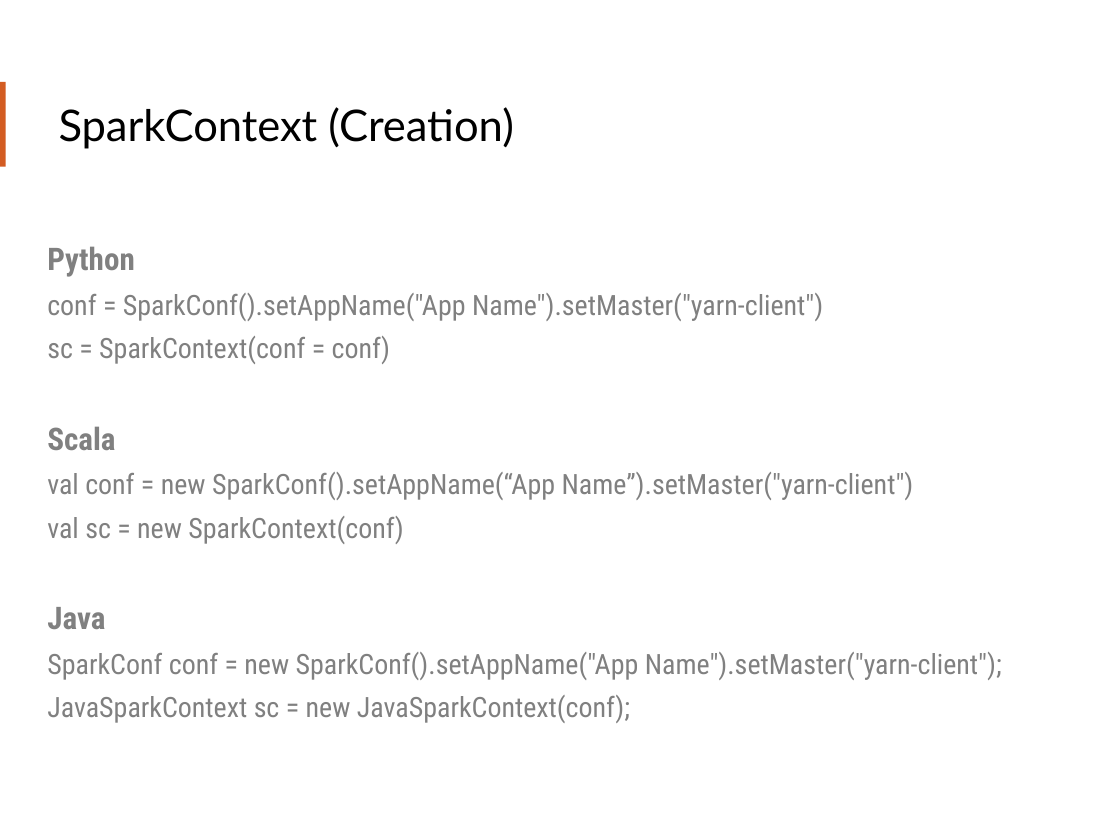
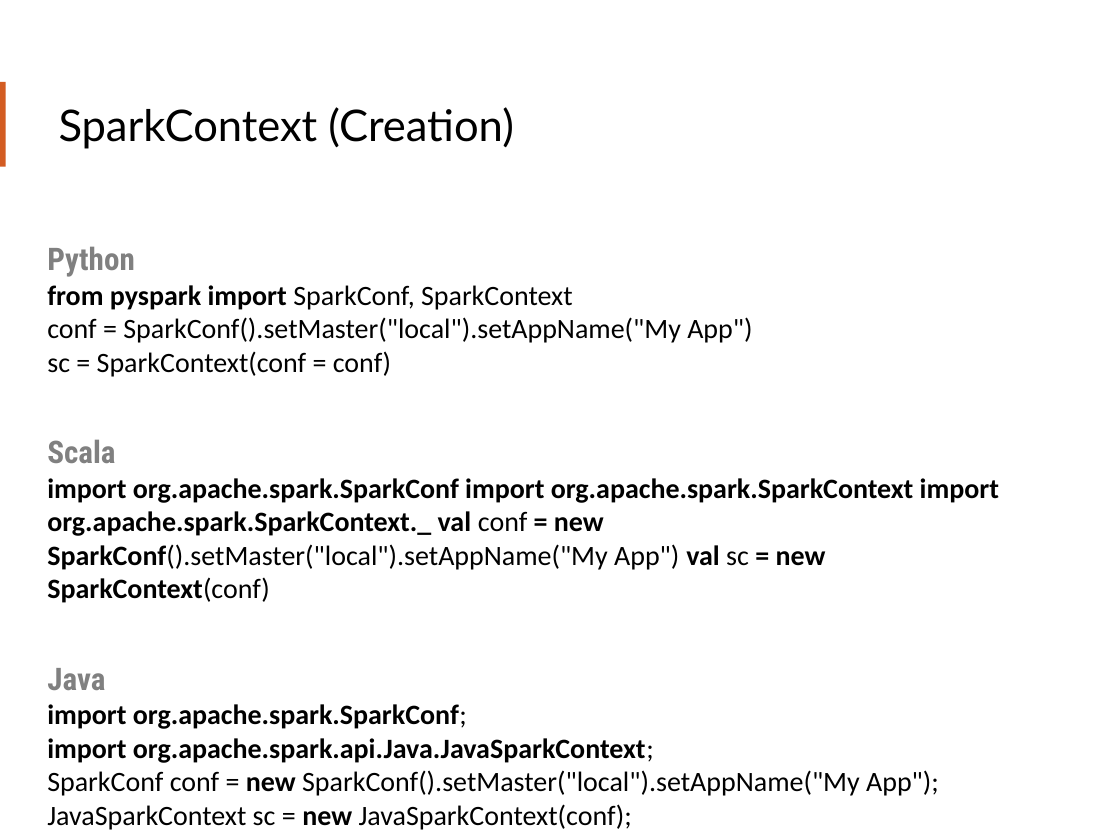
Before and after one commit to teamclairvoyant/intro-to-spark, a slide deck: slide 26 of Intro to Apache Spark Slides.pptx. Drawn at 1120x840 pixels with LibreOffice and Linux fonts; fonts in the diff are those of the drawing. Boxes give left, top, right and bottom in pixels: in the first picture for what was removed or moved away, otherwise in the second. Text is boxed around its words. In the diff, an @@ line names an element or a change of style, - is before the commit and + after.

```diff
--- a/Intro to Apache Spark Slides.pptx
+++ b/Intro to Apache Spark Slides.pptx
@@ text at (x1=47, y1=285, x2=752, y2=343): text changed; font Roboto Condensed to Calibri; text colour #808080 to #000000 @@
-conf = SparkConf().setAppName("App Name").setMaster("yarn-client")
+from pyspark import SparkConf, SparkContext
+conf = SparkConf().setMaster("local").setAppName("My App")
@@ text at (x1=47, y1=351, x2=391, y2=377): font Roboto Condensed to Calibri, text colour #808080 to #000000 in "sc = SparkContext(conf = conf)"; line spacing 1.3 to 1 @@
@@ text at (x1=47, y1=478, x2=999, y2=603): text changed; font Roboto Condensed to Calibri; text colour #808080 to #000000; bold on @@
-val conf = new SparkConf().setAppName(“App Name”).setMaster("yarn-client")
-val sc = new SparkContext(conf)
+import org.apache.spark.SparkConf import org.apache.spark.SparkContext import org.apache.spark.SparkContext._ val conf = new SparkConf().setMaster("local").setAppName("My App") val sc = new SparkContext(conf)
@@ text at (x1=47, y1=704, x2=939, y2=830): text changed; font Roboto Condensed to Calibri; text colour #808080 to #000000 @@
-SparkConf conf = new SparkConf().setAppName("App Name").setMaster("yarn-client");
-JavaSparkContext sc = new JavaSparkContext(conf);
+import org.apache.spark.SparkConf;
+import org.apache.spark.api.Java.JavaSparkContext;
+SparkConf conf = new SparkConf().setMaster("local").setAppName("My App"); JavaSparkContext sc = new JavaSparkContext(conf);
```
Also in this commit, not shown: 5 other slides changed, 12 other files.
